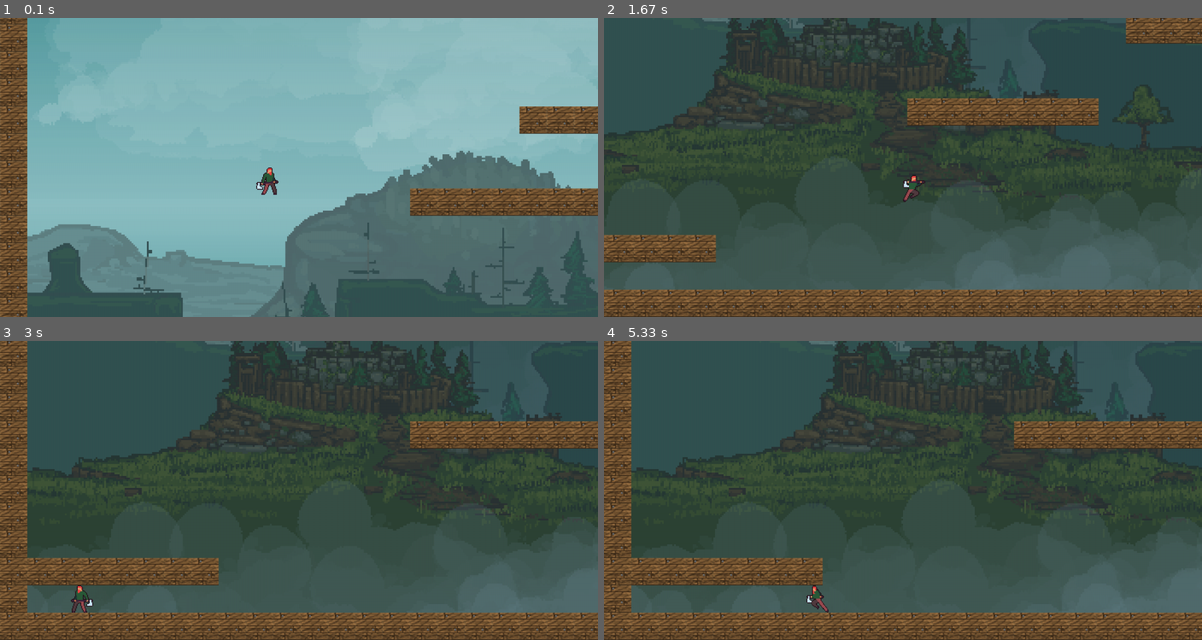
Above: before the commit, frames 1-4 (two rows, left to right).
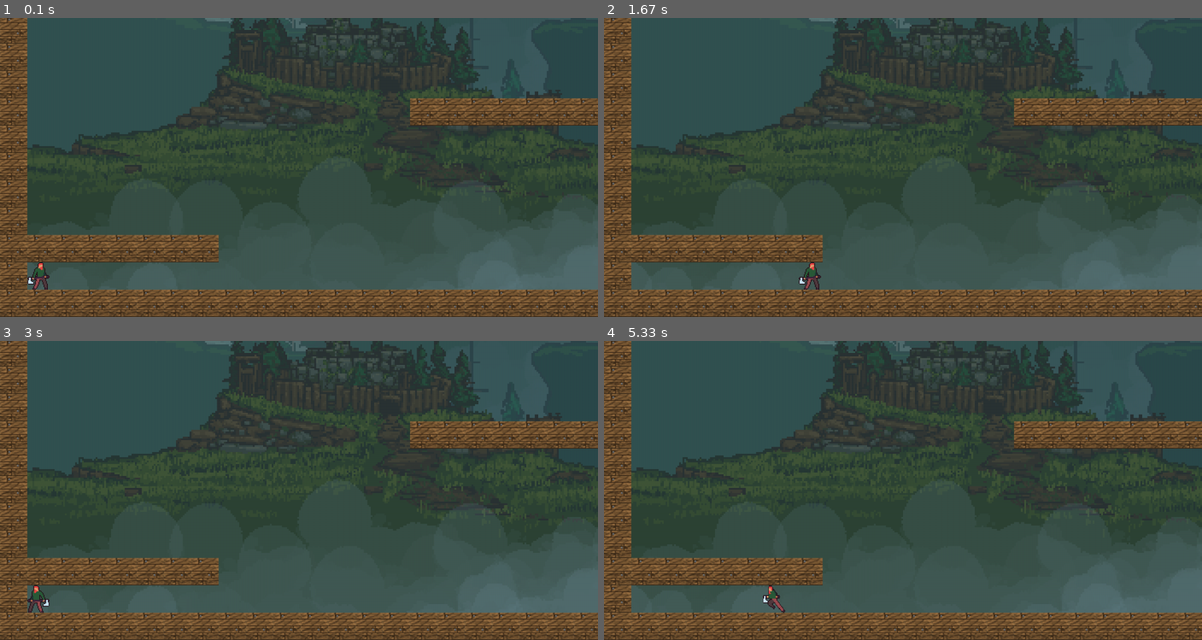
Above: after the commit, the same moments.

Repository: DesolateSoul/Pygame-project
Game: pygame game, started from main.py
Same seed, same stepped clock (60 frames per second), same inputs: the game is played once before the commit and once after it.
Inputs:
- Up to frame 1 (0.1 s): no input
- Up to frame 2 (1.67 s): hold Right 0.33-0.8 s; hold Up 0.83-1.13 s; hold Up 1.17-1.63 s
- Up to frame 3 (3 s): hold Left 1.67-2.2 s; hold Left 2.23-2.63 s; tap Z at 2.67 s
- Up to frame 4 (5.33 s): hold Right 3.4-4.03 s; hold Left 4.07-4.53 s; hold Right 4.57-5.03 s; hold Left from 5.07 s (still down)

The runs differ from the first frame. In frame 1, 91% of the frame differs, in the area x 0-100%, y 0-100%; in frame 2, 24%; in frame 3, 0.3%; in frame 4, 0.3%.

Commit message:
Added rotation of animations

Diff:
--- a/main.py
+++ b/main.py
@@ -21,20 +21,14 @@
 
 ANIMATION_RIGHT = [('data/run1.png', 0.1), ('data/run2.png', 0.1), ('data/run3.png', 0.1), ('data/run4.png', 0.1),
                    ('data/run5.png', 0.1), ('data/run6.png', 0.1)]
-ANIMATION_LEFT = [('data/lrun1.png', 0.1), ('data/lrun2.png', 0.1), ('data/lrun3.png', 0.1), ('data/lrun4.png', 0.1),
-                  ('data/lrun5.png', 0.1), ('data/lrun6.png', 0.1)]
-ANIMATION_JUMP_LEFT = [('data/ljump1.png', 0.2), ('data/ljump2.png', 0.2), ('data/ljump3.png', 0.2),
-                       ('data/ljump4.png', 0.2), ('data/ljump5.png', 0.2), ('data/ljump6.png', 0.2)]
 ANIMATION_JUMP_RIGHT = [('data/jump1.png', 0.2), ('data/jump2.png', 0.2), ('data/jump3.png', 0.2),
                         ('data/jump4.png', 0.2), ('data/jump5.png', 0.2), ('data/jump6.png', 0.2)]
 ANIMATION_STAY_RIGHT = [('data/idle1.png', 0.2), ('data/idle2.png', 0.2), ('data/idle3.png', 0.2),
                         ('data/idle4.png', 0.2)]
-ANIMATION_STAY_LEFT = [('data/lidle1.png', 0.2), ('data/lidle2.png', 0.2), ('data/lidle3.png', 0.2),
-                       ('data/lidle4.png', 0.2)]
 
 
 class Player(sprite.Sprite):
-    def __init__(self, x, y, move_left, move_right, move_up, gaze_direction="right"):
+    def __init__(self, x, y, move_left=False, move_right=False, move_up=False, attack=False, gaze_direction="right"):
         sprite.Sprite.__init__(self)
         self.start_pos_x = x
         self.start_pos_y = y
@@ -46,74 +40,56 @@
         self.y_speed = 0
         self.ground_touch = False
 
+        self.attack = attack
         self.gaze_direction = gaze_direction  # Направление взгляда
         self.image = Surface((WIDTH, HEIGHT))
         self.image.fill(Color(COLOR))
         self.rect = Rect(x, y, WIDTH, HEIGHT)  # прямоугольный объект
         self.image.set_colorkey(Color(COLOR))  # делаем фон прозрачным
         #  Анимация движения вправо
-        self.animation_run_right = pyganim.PygAnimation(ANIMATION_RIGHT)
-        self.animation_run_right.play()
-        #  Анимация движения влево
-        self.animation_run_left = pyganim.PygAnimation(ANIMATION_LEFT)
-        self.animation_run_left.play()
+        self.animation_run = pyganim.PygAnimation(ANIMATION_RIGHT)
+        self.animation_run.play()
         #  Анимация бездействия
-        self.animation_stay_right = pyganim.PygAnimation(ANIMATION_STAY_RIGHT)
-        self.animation_stay_right.play()
-        #  Анимация прыжка влево
-        self.animation_jump_left = pyganim.PygAnimation(ANIMATION_JUMP_LEFT)
-        self.animation_jump_left.play()
+        self.animation_stay = pyganim.PygAnimation(ANIMATION_STAY_RIGHT)
+        self.animation_stay.play()
         #  Анимация прыжка вправо
-        self.animation_jump_right = pyganim.PygAnimation(ANIMATION_JUMP_RIGHT)
-        self.animation_jump_right.play()
-
-        self.animation_stay_left = pyganim.PygAnimation(ANIMATION_STAY_LEFT)
-        self.animation_stay_left.play()
-
-        self.animation_run_right.scale((WIDTH, HEIGHT))
-        self.animation_run_left.scale((WIDTH, HEIGHT))
-        self.animation_stay_right.scale((WIDTH, HEIGHT))
-        self.animation_jump_left.scale((WIDTH, HEIGHT))
-        self.animation_jump_right.scale((WIDTH, HEIGHT))
-        self.animation_stay_left.scale((WIDTH, HEIGHT))
-
-        self.animation_stay_right.blit(self.image, (0, 0))  # По-умолчанию, стоим
-
-    def update(self, left, right, up, platforms):
+        self.animation_jump = pyganim.PygAnimation(ANIMATION_JUMP_RIGHT)
+        self.animation_jump.play()
+
+        self.animation_run.scale((WIDTH, HEIGHT))
+        self.animation_stay.scale((WIDTH, HEIGHT))
+        self.animation_jump.scale((WIDTH, HEIGHT))
+
+        self.animation_stay.blit(self.image, (0, 0))  # По-умолчанию, стоим
+
+    def update(self, left, right, up, attack, platforms):
         if up:
             if self.ground_touch:  # Прыгаем, только когда можем оттолкнуться от земли
                 self.y_speed = -JUMP_POWER
-            if self.gaze_direction == "right":
-                self.image.fill(Color(COLOR))
-                self.animation_jump_right.blit(self.image, (0, 0))
-            elif self.gaze_direction == "left":
-                self.image.fill(Color(COLOR))
-                self.animation_jump_left.blit(self.image, (0, 0))
+            self.image.fill(Color(COLOR))
+            self.animation_jump.blit(self.image, (0, 0))
         if left:
-            self.gaze_direction = "left"
             self.x_speed = -MOVE_SPEED
             self.image.fill(Color(COLOR))
             if up:
-                self.animation_jump_left.blit(self.image, (0, 0))
+                self.animation_jump.blit(self.image, (0, 0))
             else:
-                self.animation_run_left.blit(self.image, (0, 0))
+                self.animation_run.blit(self.image, (0, 0))
         if right:
-            self.gaze_direction = "right"
             self.x_speed = MOVE_SPEED
             self.image.fill(Color(COLOR))
             if up:
-                self.animation_jump_right.blit(self.image, (0, 0))
+                self.animation_jump.blit(self.image, (0, 0))
             else:
-                self.animation_run_right.blit(self.image, (0, 0))
+                self.animation_run.blit(self.image, (0, 0))
         if not (left or right):  # Стоим, когда нет указаний идти
             self.x_speed = 0
+            #  if attack:
+            #  self.image.fill(Color(COLOR))
+            #  self.animation_attack1.blit(self.image, (0, 0))
             if not up and self.ground_touch:
-                if self.gaze_direction == "right":
-                    self.image.fill(Color(COLOR))
-                    self.animation_stay_right.blit(self.image, (0, 0))
-                elif self.gaze_direction == "left":
-                    self.image.fill(Color(COLOR))
-                    self.animation_stay_left.blit(self.image, (0, 0))
+                self.image.fill(Color(COLOR))
+                self.animation_stay.blit(self.image, (0, 0))
         if not self.ground_touch:  # изменение скорости в зависимости от гравитации
             self.y_speed += GRAVITY
 
@@ -203,7 +179,7 @@
     bg = pygame.transform.scale(bg, (4096, 2048))
     timer = pygame.time.Clock()
 
-    main_character = Player(600, 900, False, False, False)
+    main_character = Player(64, 1920)
     objects = pygame.sprite.Group()  # Все объекты
     objects.add(main_character)
     platforms = []
@@ -227,6 +203,7 @@
 
     running = True
     while running:  # Основной игровой цикл
+        gaze_before = main_character.gaze_direction
         timer.tick(FPS)
         screen.blit(bg, (camera_configure(camera.state, main_character.rect).x,
                          camera_configure(camera.state, main_character.rect).y))  # Перерисовка фона
@@ -241,15 +218,29 @@
 
             if ev3nt.type == KEYDOWN and ev3nt.key == K_LEFT:
                 main_character.move_left = True
+                main_character.gaze_direction = "left"
+            if ev3nt.type == KEYUP and ev3nt.key == K_LEFT:
+                main_character.move_left = False
+
+            if ev3nt.type == KEYDOWN and ev3nt.key == K_RIGHT:
+                main_character.move_right = True
+                main_character.gaze_direction = "right"
             if ev3nt.type == KEYUP and ev3nt.key == K_RIGHT:
                 main_character.move_right = False
 
-            if ev3nt.type == KEYDOWN and ev3nt.key == K_RIGHT:
-                main_character.move_right = True
-            if ev3nt.type == KEYUP and ev3nt.key == K_LEFT:
-                main_character.move_left = False
-
-        main_character.update(main_character.move_left, main_character.move_right, main_character.move_up, platforms)
+            if ev3nt.type == KEYDOWN and ev3nt.key == 122:
+                main_character.attack = True
+            if ev3nt.type == KEYUP and ev3nt.key == 122:
+                main_character.attack = False
+
+        gaze_after = main_character.gaze_direction
+        if gaze_before != gaze_after:
+            main_character.animation_run.flip(True, False)
+            main_character.animation_stay.flip(True, False)
+            main_character.animation_jump.flip(True, False)
+
+        main_character.update(main_character.move_left, main_character.move_right, main_character.move_up,
+                              main_character.attack, platforms)
         camera.update(main_character)
         for obj in objects:
             screen.blit(obj.image, camera.apply(obj))
Binary file added: data/Woodcutter_attack1.png
Binary file added: data/Woodcutter_attack2.png
Binary file added: data/Woodcutter_attack3.png
Binary file added: data/Woodcutter_idle.png
Binary file added: data/Woodcutter_jump.png
Binary file added: data/Woodcutter_run.png
Binary file added: data/attack_1_1.png
Binary file added: data/attack_1_2.png
Binary file added: data/attack_1_3.png
Binary file added: data/attack_1_4.png
Binary file added: data/attack_1_5.png
Binary file added: data/attack_1_6.png
(and 16 more such lines)
